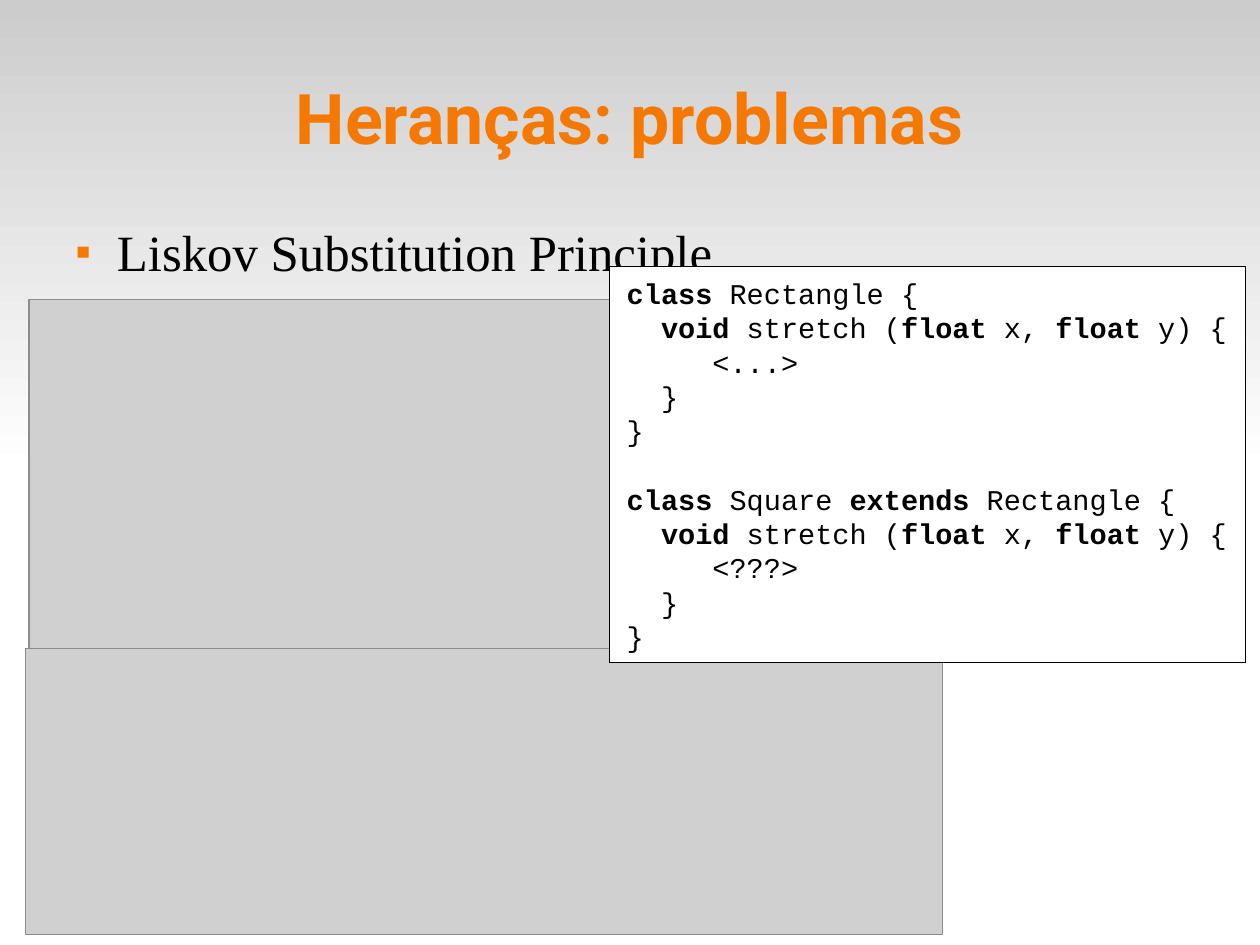
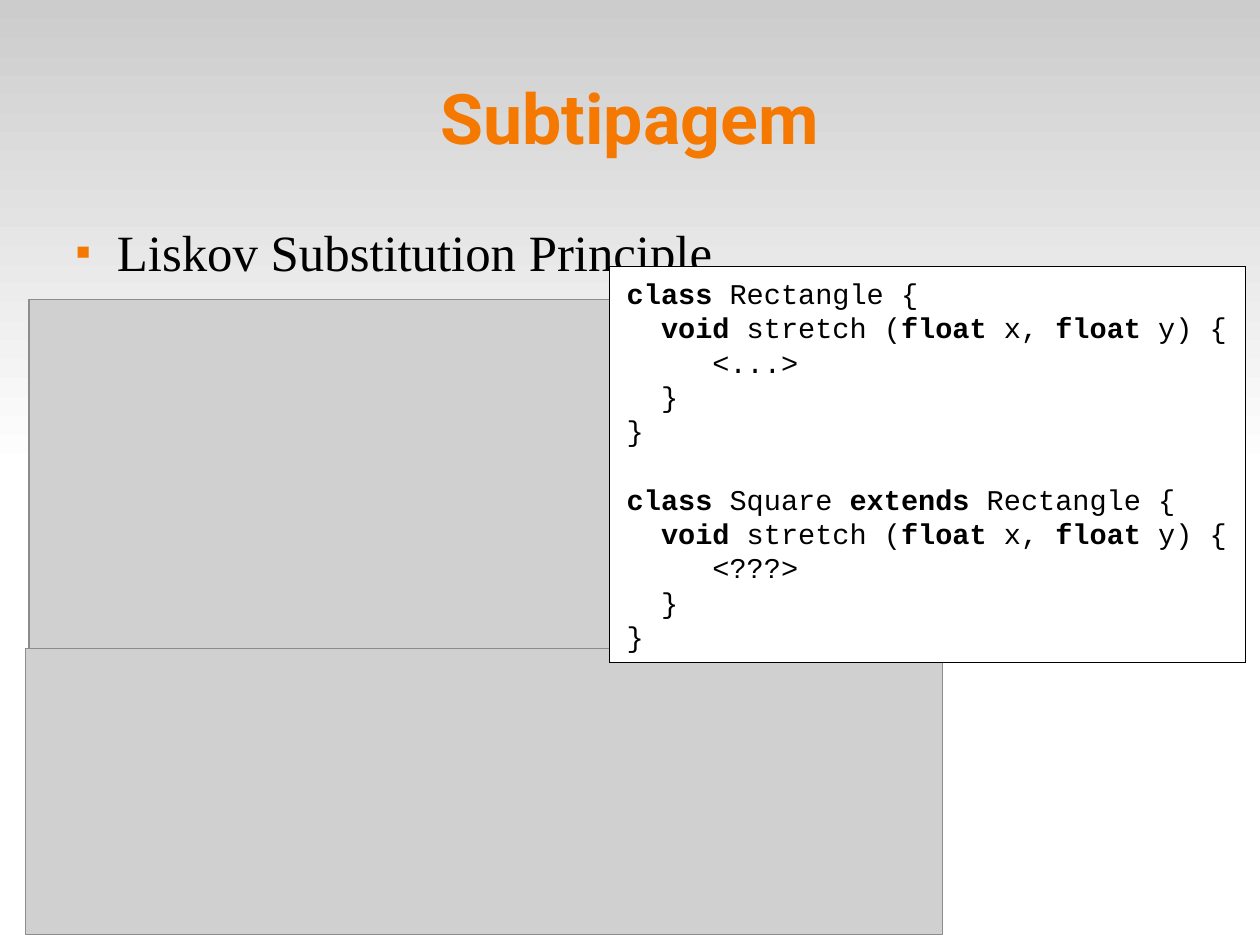
Before and after one commit to fsantanna-uerj/EDL, a slide deck: slide 17 of slides/edl-09-oo.odp. Drawn at 1260x945 pixels with LibreOffice and Linux fonts; fonts in the diff are those of the drawing; grey boxes stand for pictures. Boxes give left, top, right and bottom in pixels: in the first picture for what was removed or moved away, otherwise in the second. Text is boxed around its words. In the diff, an @@ line names an element or a change of style, - is before the commit and + after.

```diff
--- a/slides/edl-09-oo.odp
+++ b/slides/edl-09-oo.odp
@@ title at [441, 91, 819, 159]: text changed @@
-Heranças: problemas
+Subtipagem
```
Also in this commit, not shown: 2 other slides changed, 12 slides added, 5 other files.
